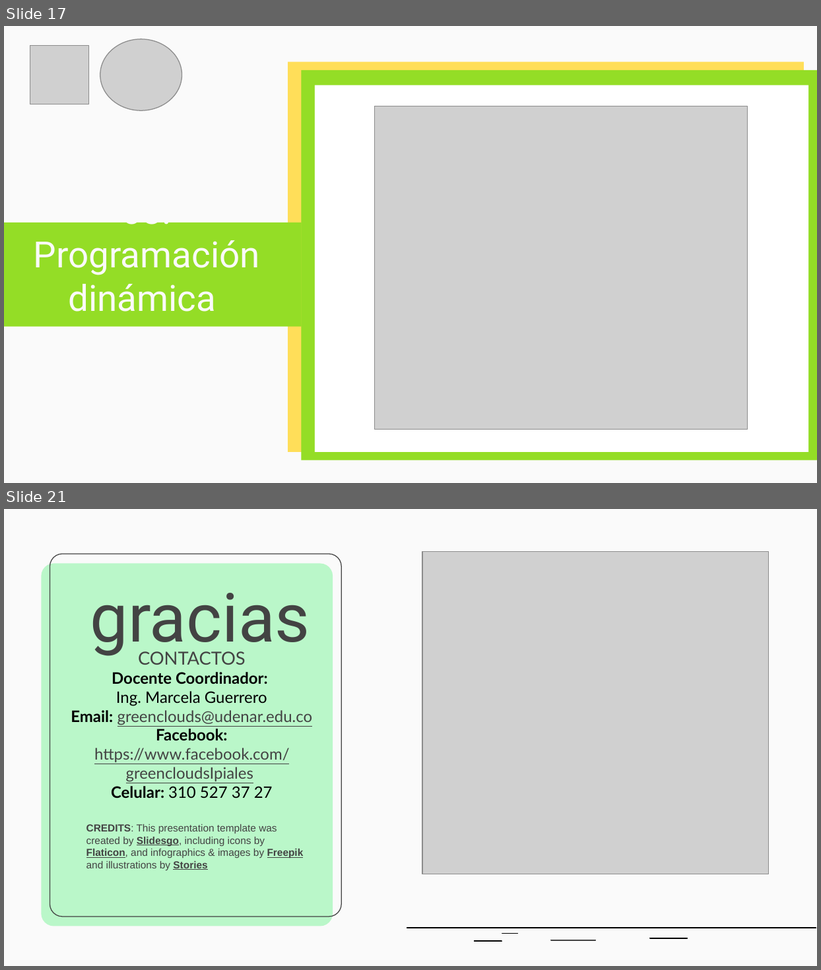
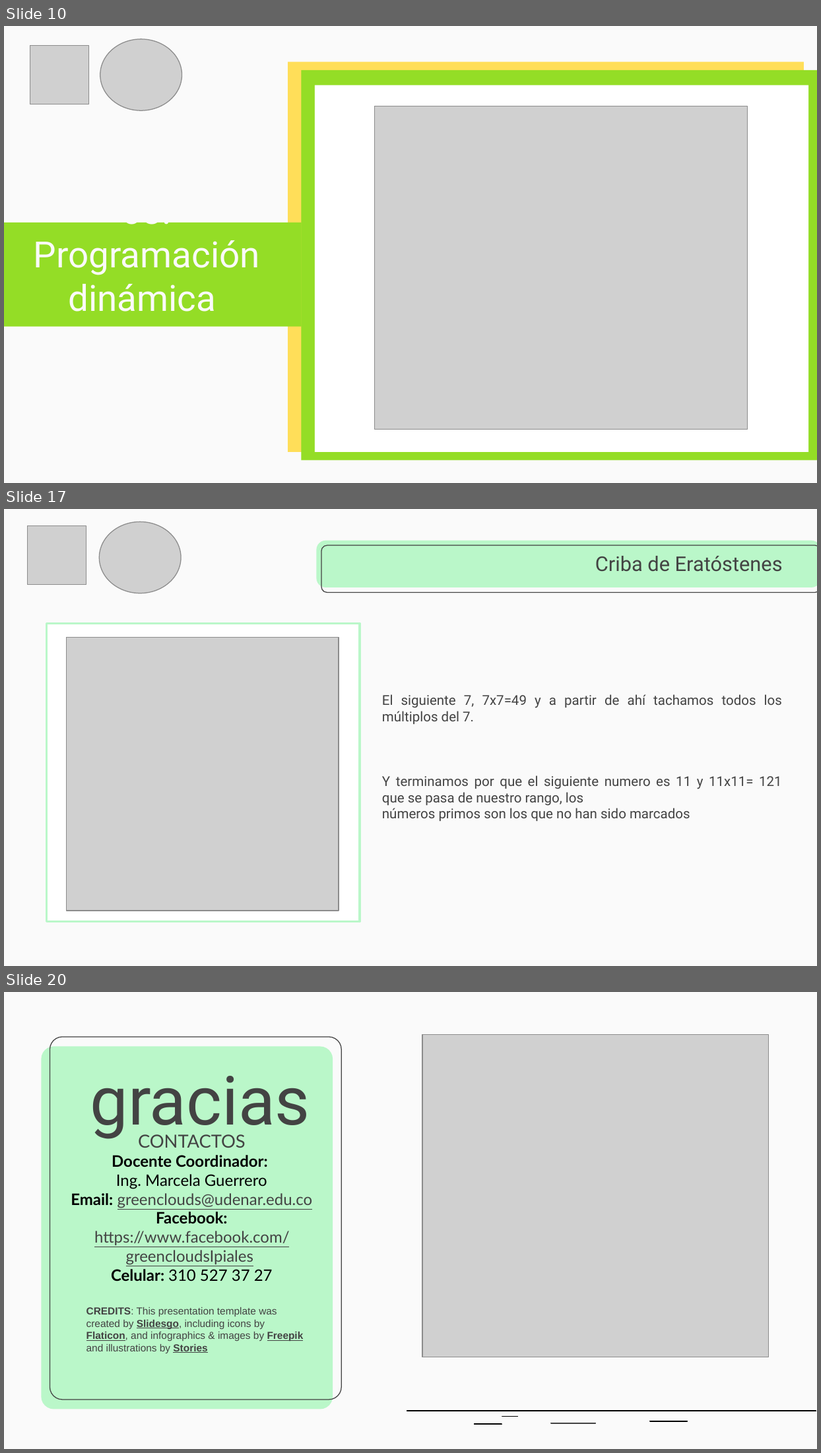
Before and after one commit to cangothic/CursoDePrgramacionCompetitiva, a slide deck: clase 4/Capacitación Maratones.pptx. Shown one above the other, each under a label of ours: slides 17 and 21 before the commit, slides 10, 17 and 20 after it; the slides between them are not shown. The pictures are 821x970 and 821x1453 pixels, drawn with LibreOffice and Linux fonts; fonts in the diff are those of the drawing; grey boxes stand for pictures. Boxes give left, top, right and bottom in pixels: in the first picture for what was removed or moved away, otherwise in the second. Text is boxed around its words. In the diff, an @@ line names an element or a change of style, - is before the commit and + after.

```diff
--- a/clase 4/Capacitación Maratones.pptx
+++ b/clase 4/Capacitación Maratones.pptx
@@ slide 17 added at (x1=4, y1=509, x2=817, y2=966), background #FAFAFA @@
@@ picture added at (x1=28, y1=526, x2=86, y2=585) @@
@@ picture added at (x1=99, y1=522, x2=180, y2=593) @@
@@ rounded rectangle added at (x1=316, y1=541, x2=817, y2=588), fill #BAF7C9 @@
@@ rounded rectangle added at (x1=321, y1=545, x2=817, y2=593), outline #434343 0.75 pt @@
@@ title added at (x1=595, y1=556, x2=783, y2=572), 18 pt, text #434343 @@
+Criba de Eratóstenes
@@ rectangle added at (x1=46, y1=624, x2=359, y2=922), fill #FFFFFF, outline #BAF7C9 2 pt @@
@@ picture added at (x1=67, y1=638, x2=339, y2=911) @@
@@ subtitle added at (x1=382, y1=694, x2=782, y2=821), 12 pt, text #434343 @@
+El siguiente 7, 7x7=49 y a partir de ahí tachamos todos los múltiplos del 7.
+Y terminamos por que el siguiente numero es 11 y 11x11= 121 que se pasa de nuestro rango, los
+números primos son los que no han sido marcados
@@ what was slide 17 is now slide 10 @@
@@ what was slide 21 is now slide 20 @@
```
Also in this commit, not shown: 2 slides changed, 14 other slides added, 16 slides removed.
